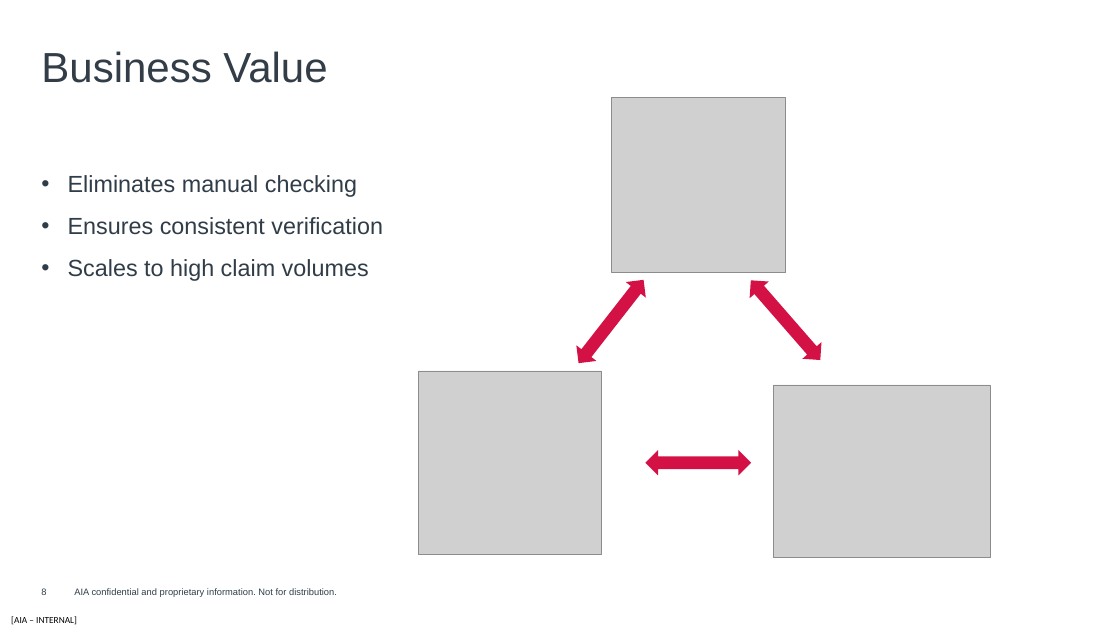
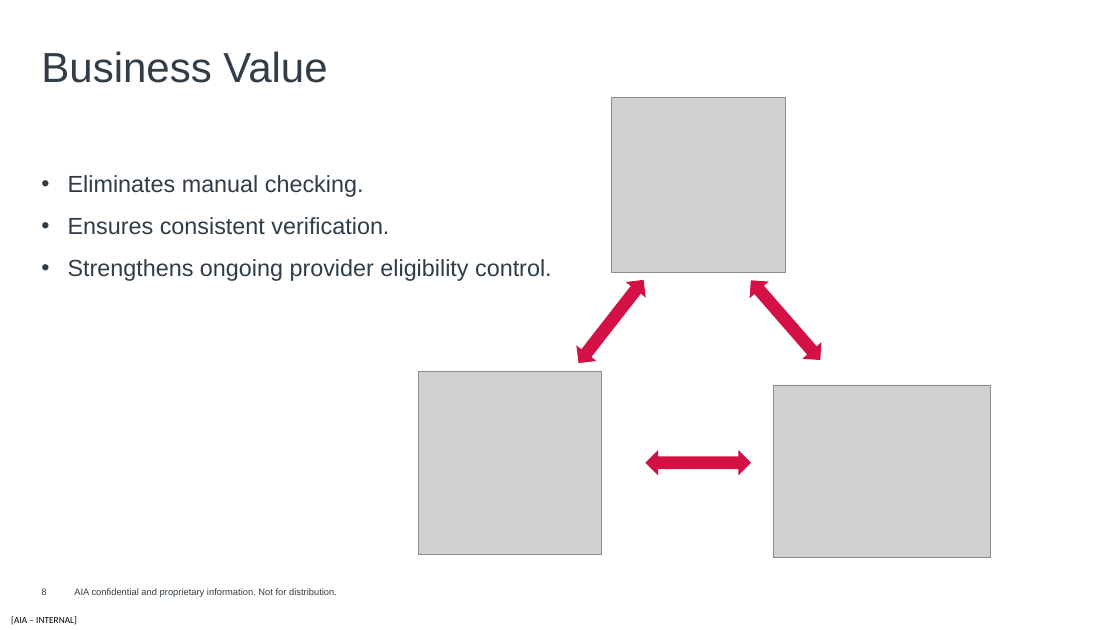
Before and after one commit to harrysokool/AIA-work, a slide deck: slide 8 of powerpoint/doctor_validation_ppt.pptx. Drawn at 1120x630 pixels with LibreOffice and Linux fonts; fonts in the diff are those of the drawing; grey boxes stand for pictures; background and template pictures are left out. Boxes give left, top, right and bottom in pixels: in the first picture for what was removed or moved away, otherwise in the second. Text is boxed around its words. In the diff, an @@ line names an element or a change of style, - is before the commit and + after.

Commit message:
updated ppt

```diff
--- a/powerpoint/doctor_validation_ppt.pptx
+++ b/powerpoint/doctor_validation_ppt.pptx
@@ text at bbox=[68, 175, 552, 281]: text changed @@
-• Eliminates manual checking
-• Ensures consistent verification
-• Scales to high claim volumes
+• Eliminates manual checking.
+• Ensures consistent verification.
+• Strengthens ongoing provider eligibility control.
```
Also in this commit, not shown: 3 other slides changed, 2 slides added, 2 slides removed, 1 other file.
